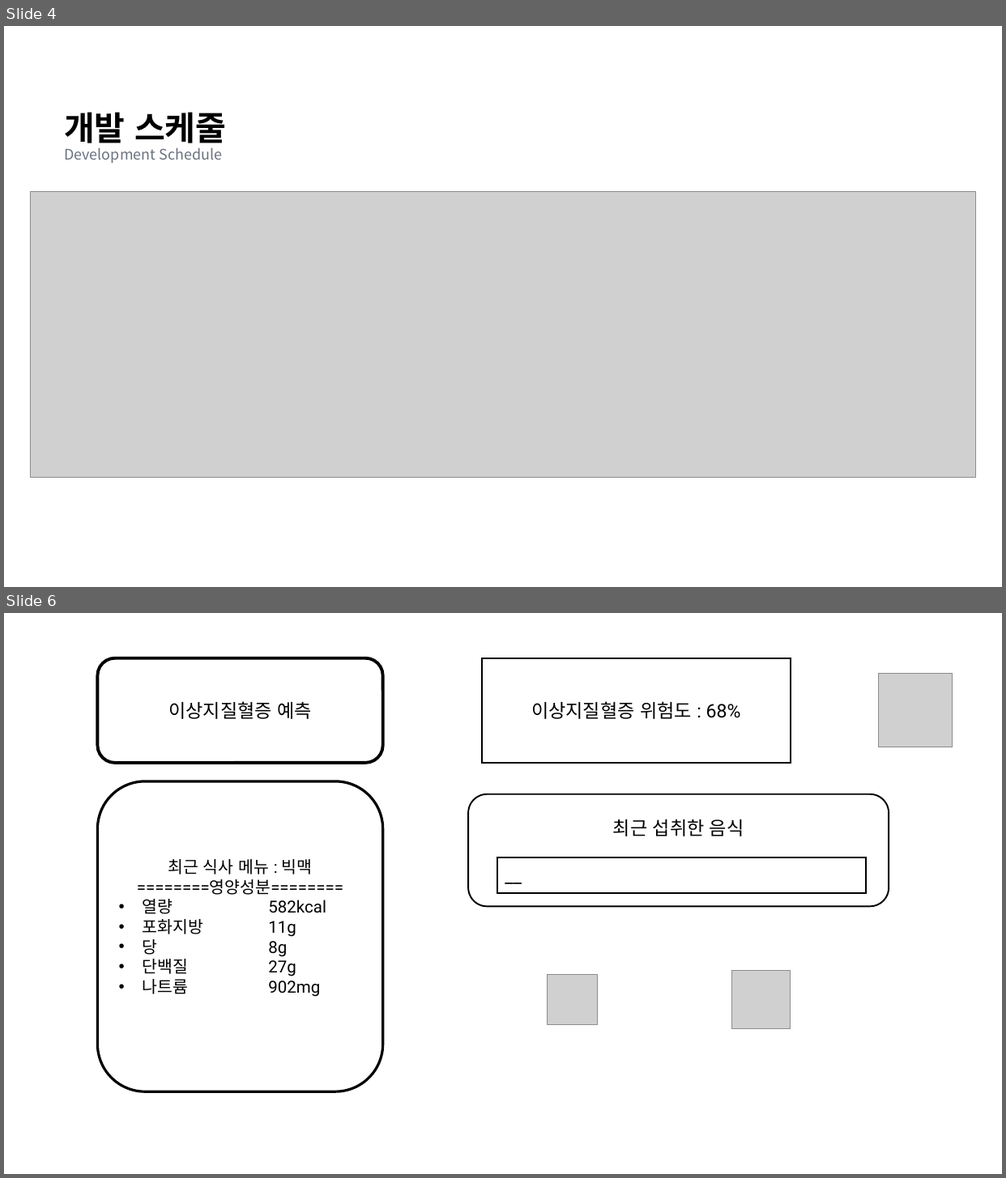
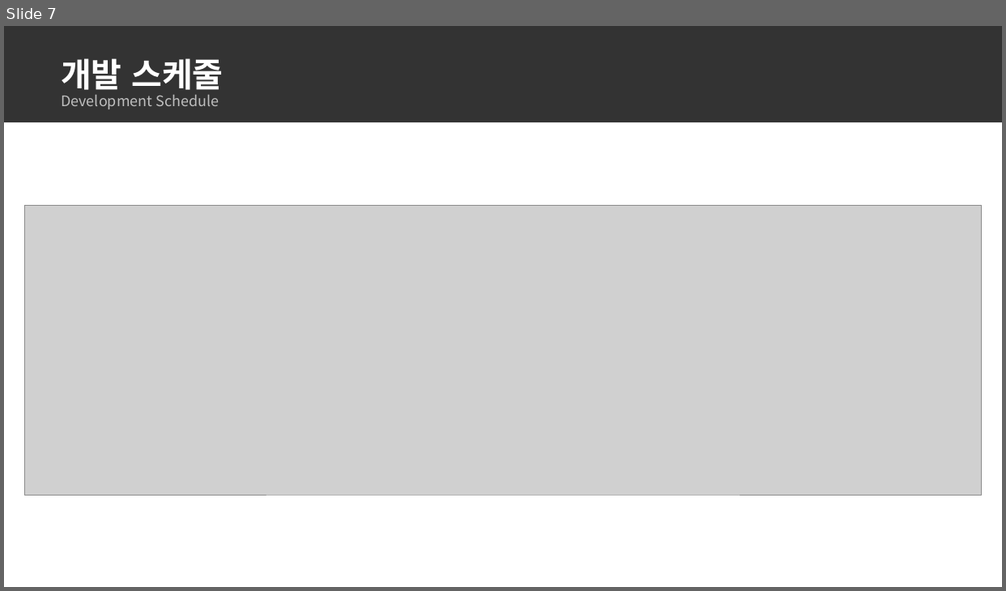
Before and after one commit to dc-inside/LeeSeungChan, a slide deck: 1차 프로젝트/기획서.pptx. Shown one above the other, each under a label of ours: slides 4 and 6 before the commit, slide 7 after it; the slides between them are not shown. The pictures are 1006x1178 and 1006x591 pixels, drawn with LibreOffice and Linux fonts; fonts in the diff are those of the drawing; grey boxes stand for pictures. Boxes give left, top, right and bottom in pixels: in the first picture for what was removed or moved away, otherwise in the second. Text is boxed around its words. In the diff, an @@ line names an element or a change of style, - is before the commit and + after.

```diff
--- a/1차 프로젝트/기획서.pptx
+++ b/1차 프로젝트/기획서.pptx
@@ slide 6 removed at (x1=4, y1=613, x2=1002, y2=1174), background #FFFFFF @@
@@ rounded rectangle removed at (x1=98, y1=658, x2=383, y2=763) @@
-이상지질혈증 예측
@@ rectangle removed at (x1=482, y1=658, x2=790, y2=763) @@
-이상지질혈증 위험도 : 68%
@@ picture removed at (x1=879, y1=674, x2=953, y2=747) @@
@@ rounded rectangle removed at (x1=98, y1=781, x2=383, y2=1093) @@
-최근 식사 메뉴 : 빅맥
-========영양성분========
-• 열량 582kcal
-• 포화지방 11g
-• 당 8g
-• 단백질 27g
-• 나트륨 902mg
@@ rounded rectangle removed at (x1=468, y1=794, x2=889, y2=906) @@
-최근 섭취한 음식
@@ rectangle removed at (x1=497, y1=858, x2=866, y2=894) @@
-__
@@ picture removed at (x1=547, y1=974, x2=597, y2=1024) @@
@@ picture removed at (x1=731, y1=970, x2=791, y2=1029) @@
@@ what was slide 4 is now slide 7 @@
@@ slide 7 changed as well @@
@@ rectangle added at (x1=4, y1=26, x2=1002, y2=122), fill #000000 at 80% opacity @@
@@ text "개발 스케줄 Development Schedule" moved from (x1=64, y1=112, x2=226, y2=163) to (x1=61, y1=58, x2=223, y2=109) @@
@@ text "개발 스케줄 Development Schedule" at (x1=61, y1=58, x2=223, y2=109): text colour #000000 to #FFFFFF in "개발 스케줄"; text colour #6B7280 to #BFBFBF in "Development Schedule" @@
@@ picture resized from (x1=30, y1=191, x2=976, y2=478) to (x1=24, y1=205, x2=981, y2=495) @@
```
Also in this commit, not shown: 2 other slides changed, 7 slides added, 3 other slides removed.
